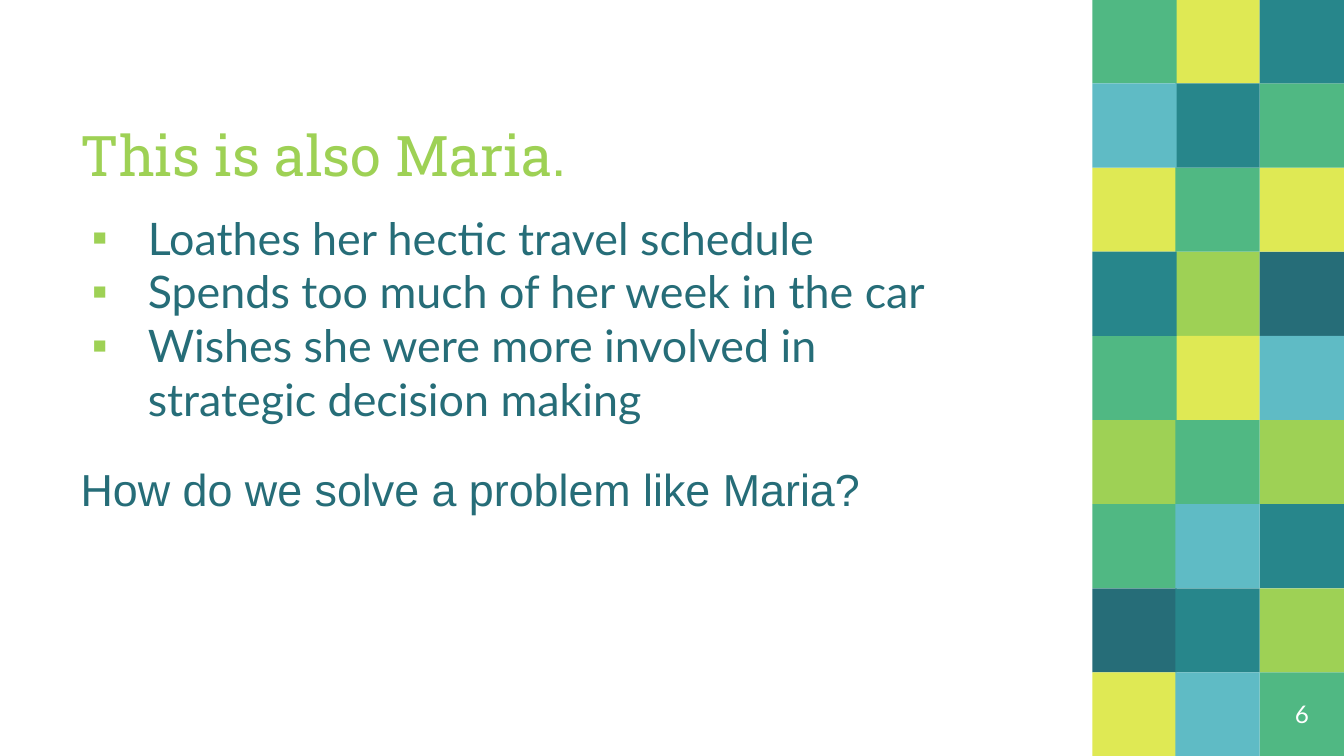
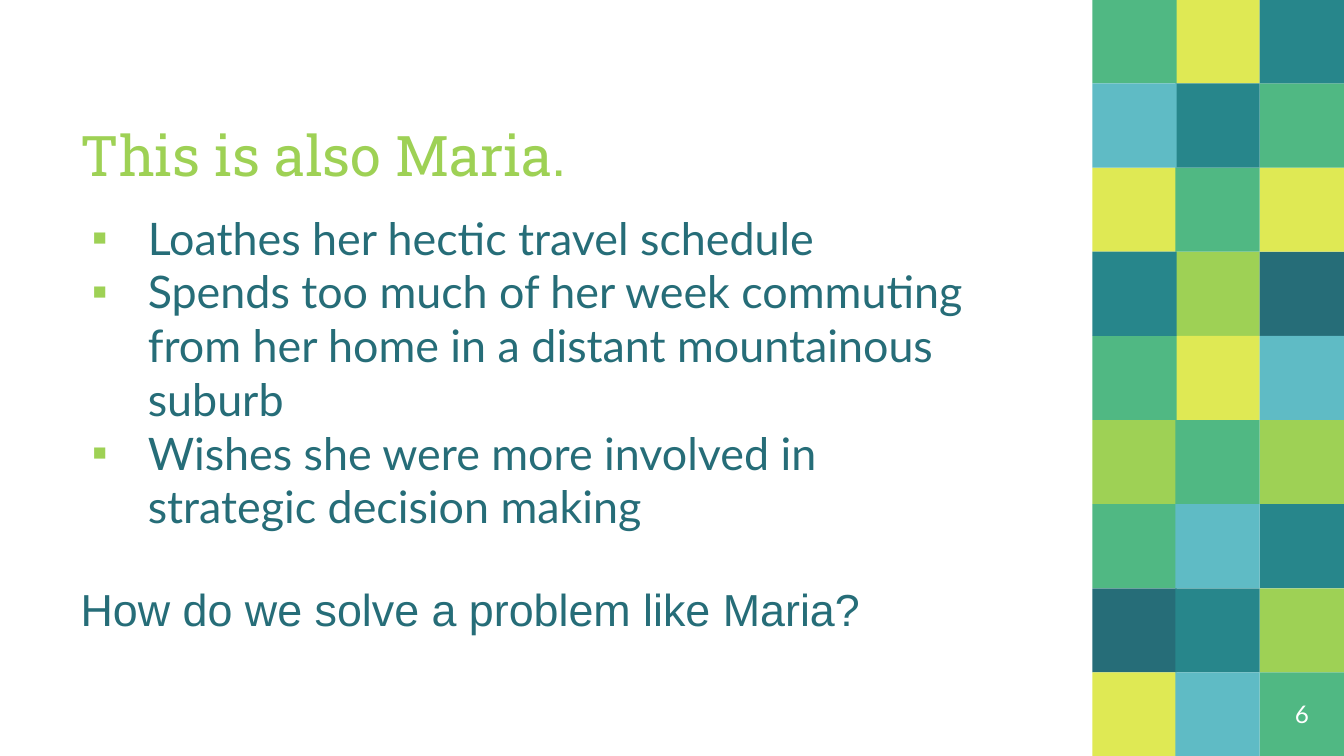
Before and after one commit to ccgraves/DDS-CaseStudy-2, a slide deck: slide 6 of Case_Study_Two.pptx. Drawn at 1344x756 pixels with LibreOffice and Linux fonts; fonts in the diff are those of the drawing. Boxes give left, top, right and bottom in pixels: in the first picture for what was removed or moved away, otherwise in the second. Text is boxed around its words. In the diff, an @@ line names an element or a change of style, - is before the commit and + after.

Commit message:
more about maria

```diff
--- a/Case_Study_Two.pptx
+++ b/Case_Study_Two.pptx
@@ text at (148, 275, 962, 417): text changed @@
-▪ Spends too much of her week in the car
+▪ Spends too much of her week commuting from her home in a distant mountainous suburb
@@ text "How do we solve a ...": place and size @@
-text "How do we solve a ..." at (81, 473, 860, 515)
+text "How do we solve a ..." at (81, 593, 860, 635)
```
